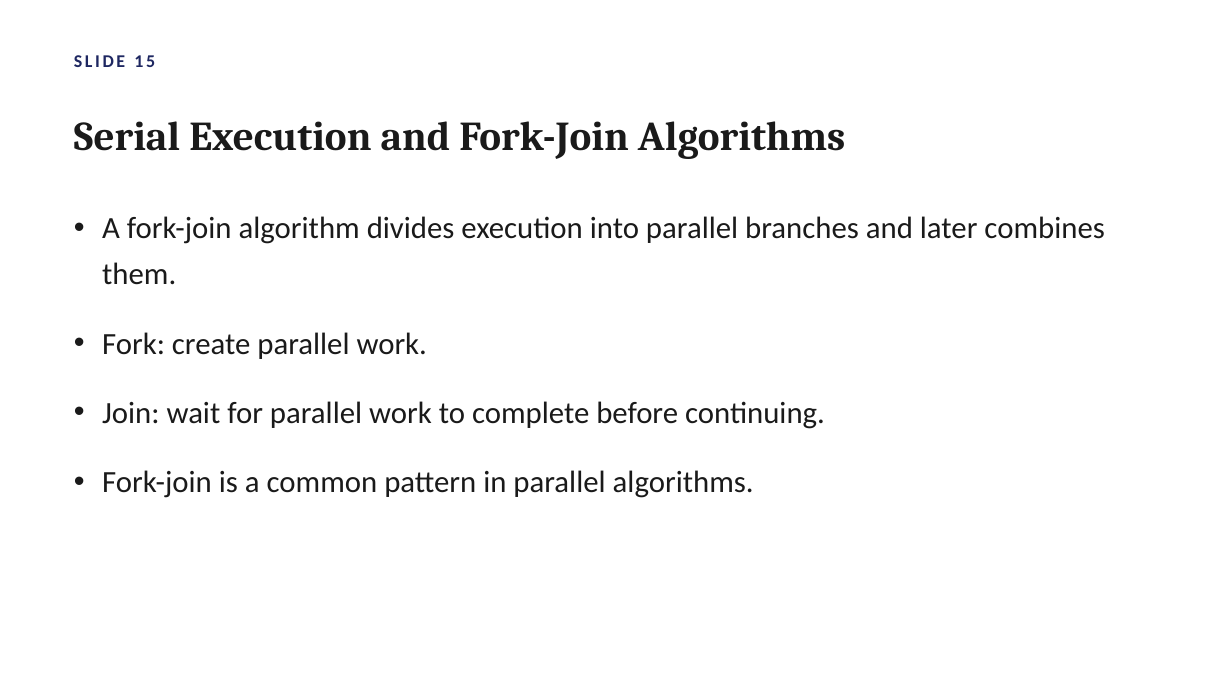
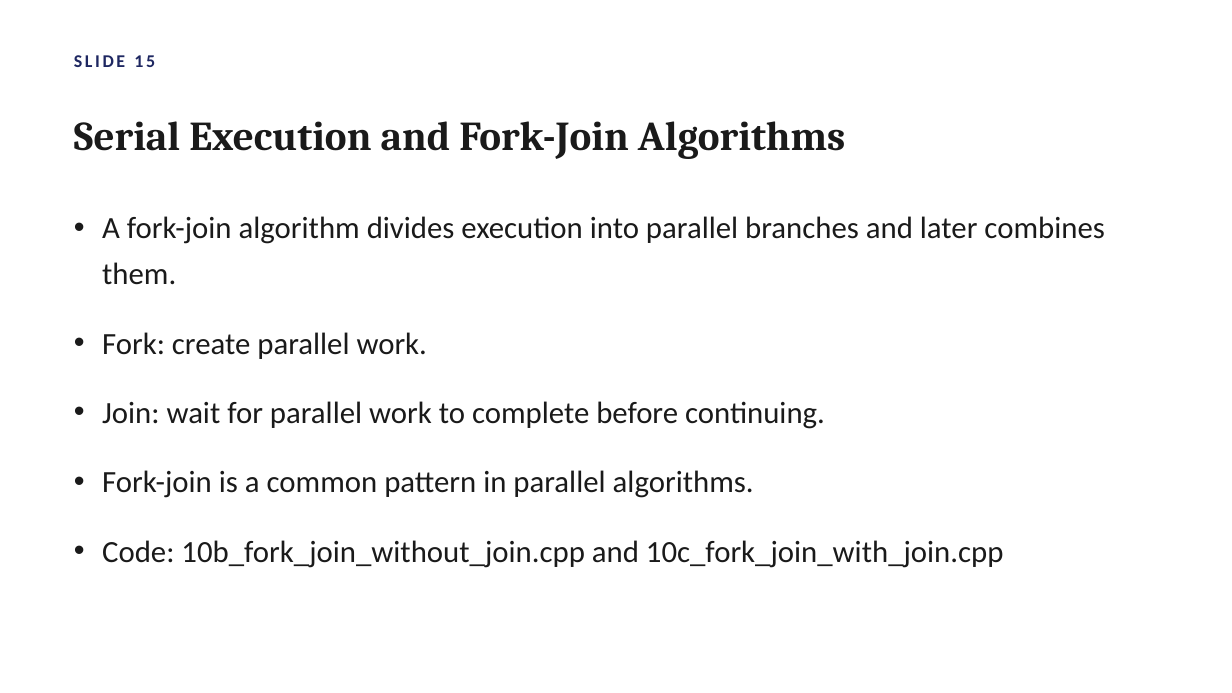
Before and after one commit to atulkahatecdac/parallel-cpp, a slide deck: slide 24 of Parallel_Programming_Cpp.pptx (slide 18 before the commit). Drawn at 1232x693 pixels with LibreOffice and Linux fonts; fonts in the diff are those of the drawing. Boxes give left, top, right and bottom in pixels: in the first picture for what was removed or moved away, otherwise in the second. Text is boxed around its words. In the diff, an @@ line names an element or a change of style, - is before the commit and + after.

```diff
--- a/Parallel_Programming_Cpp.pptx
+++ b/Parallel_Programming_Cpp.pptx
@@ text at (102, 540, 1004, 568): paragraph added @@
+• Code: 10b_fork_join_without_join.cpp and 10c_fork_join_with_join.cpp
```
Also in this commit, not shown: 10 other slides changed, 8 slides added.
